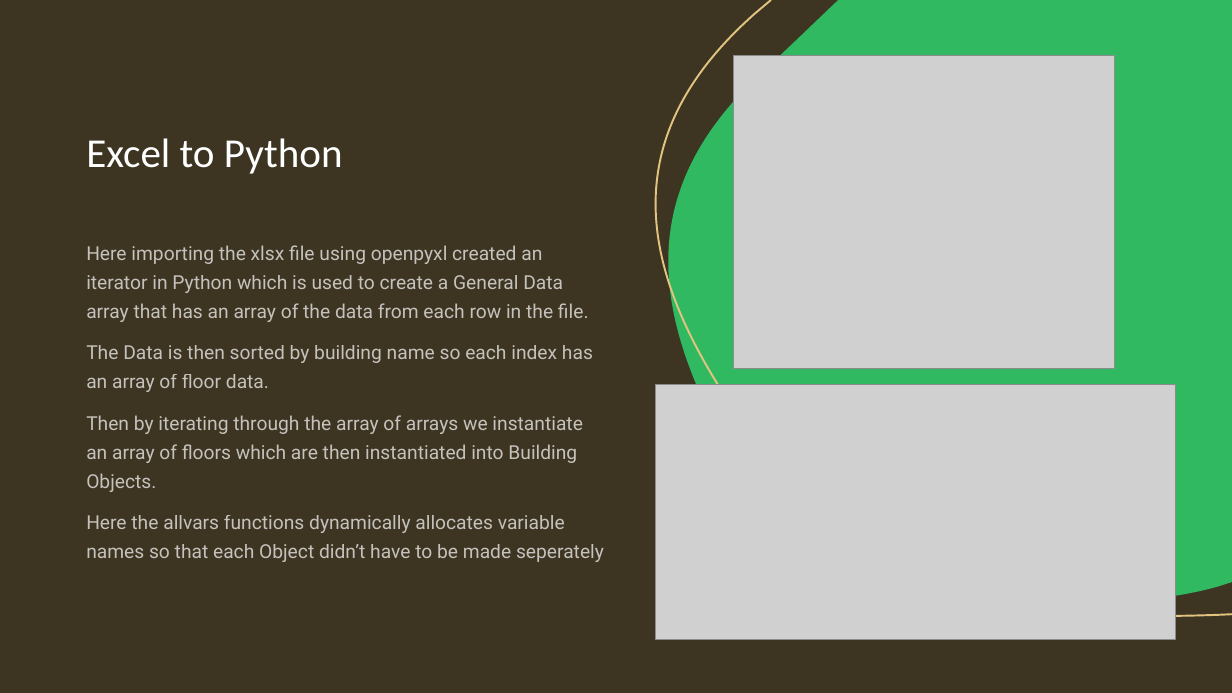
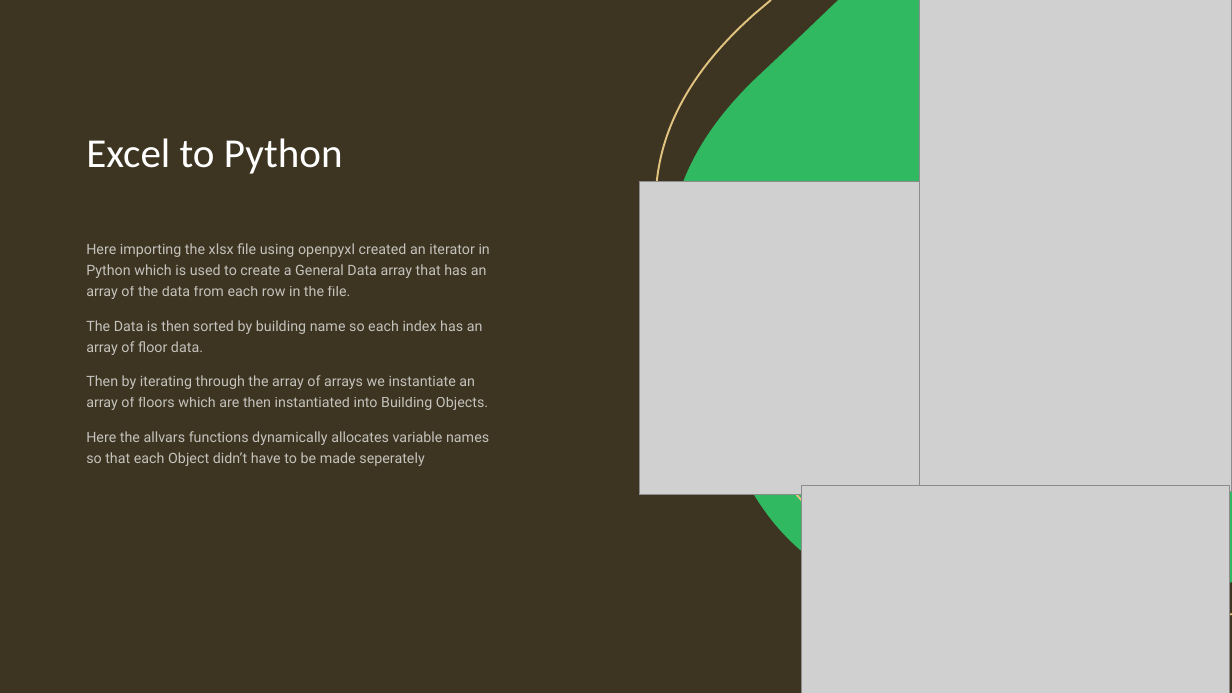
Before and after one commit to kcheb27/Final-Project-ec327, a slide deck: slide 6 of doc/ProjectArchitecture.pptx. Drawn at 1232x693 pixels with LibreOffice and Linux fonts; fonts in the diff are those of the drawing; grey boxes stand for pictures. Boxes give left, top, right and bottom in pixels: in the first picture for what was removed or moved away, otherwise in the second. Text is boxed around its words. In the diff, an @@ line names an element or a change of style, - is before the commit and + after.

```diff
--- a/doc/ProjectArchitecture.pptx
+++ b/doc/ProjectArchitecture.pptx
@@ picture added at [920, 0, 1232, 492] @@
@@ picture: place and size @@
-picture at [734, 55, 1116, 369]
+picture at [640, 182, 1021, 495]
@@ text "Here importing the xlsx file ..." at [86, 243, 490, 466]: size 15 to 11.1 pt @@
@@ picture: place and size @@
-picture at [656, 385, 1177, 640]
+picture at [801, 485, 1229, 693]
```
Also in this commit, not shown: 3 other slides changed, 2 other files.
